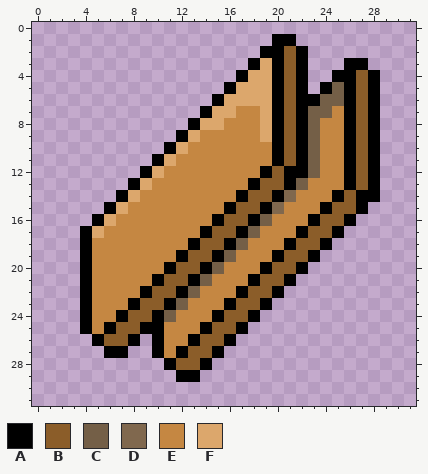
Two versions of one pixel-art sprite, assets/game/Objects/icon_wood.png. This is how it looked before the edit.
The file is 32x32 pixels.
Palette (. is transparent): A #000000  B #8b5d29  C #745f47  D #80684e  E #c58742  F #dca76c
Pixels before, first column x 4:
 1 ................AA.......
 2 ...............AABA......
 3 ..............AFABA...AA.
 4 .............AFFABA..AABA
 5 ............AFFFABA.ACABA
 6 ...........AFFFFABAACCABA
 7 ..........AFFEEFABACCEABA
 8 .........AFFEEEFABACEEABA
 9 ........AFEEEEEFABACEEABA
10 .......AFEEEEEEEABACEEABA
11 ......AFEEEEEEEEABACEEABA
12 .....AFEEEEEEEEABAACEEABA
13 ....AFEEEEEEEEABBACEEEABA
14 ...AFEEEEEEEEABBADEEEABAA
15 ..AFEEEEEEEEABBADEEEABBA.
16 .AFEEEEEEEEABBACEEEABBA..
17 AFEEEEEEEEABBACEEEABBA...
18 AEEEEEEEEABBACEEEABBA....
19 AEEEEEEEABBACEEEABBA.....
20 AEEEEEEABBACEEEABBA......
21 AEEEEEABBACEEEABBA.......
22 AEEEEABBACEEEABBA........
23 AEEEABBACEEEABBA.........
24 AEEABBACEEEABBA..........
25 AEABBAAEEEABBA...........
26 .ABBA.AEEABBA............
27 ..AA..AEABBA.............
28 .......ABBA..............
29 ........AA...............
The result:
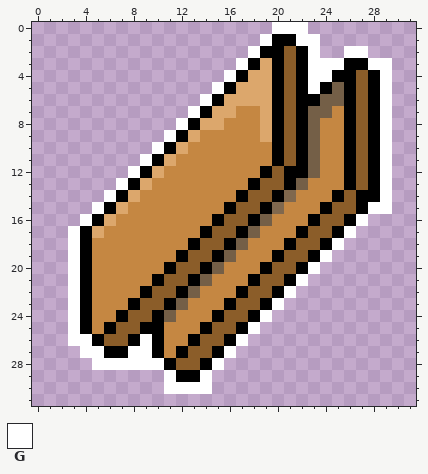
Colours new in this view: G #ffffff
Changes in this commit:
Changed rows in their new state; - is an unchanged pixel.
first column x 3:
 0 -----------------GGG-------
 1 ----------------G--GG------
 2 ---------------G----G--GG--
 3 --------------G-----GGG--GG
 4 -------------G------GG----G
 5 ------------G-------G-----G
 6 -----------G--------------G
 7 ----------G---------------G
 8 ---------G----------------G
 9 --------G-----------------G
10 -------G------------------G
11 ------G-------------------G
12 -----G--------------------G
13 ----G---------------------G
14 ---G----------------------G
15 --G----------------------GG
16 -G----------------------G--
17 G----------------------G---
18 G---------------------G----
19 G--------------------G-----
20 G-------------------G------
21 G------------------G-------
22 G-----------------G--------
23 G----------------G---------
24 G---------------G----------
25 G--------------G-----------
26 GG----G-------G------------
27 -GG--GG------G-------------
28 --GGGGGG----G--------------
29 --------G--G---------------
30 --------GGGG---------------
Pixel boxes of the changes (left, top, right, bottom) in both pictures:
added: (68, 22, 392, 394)
